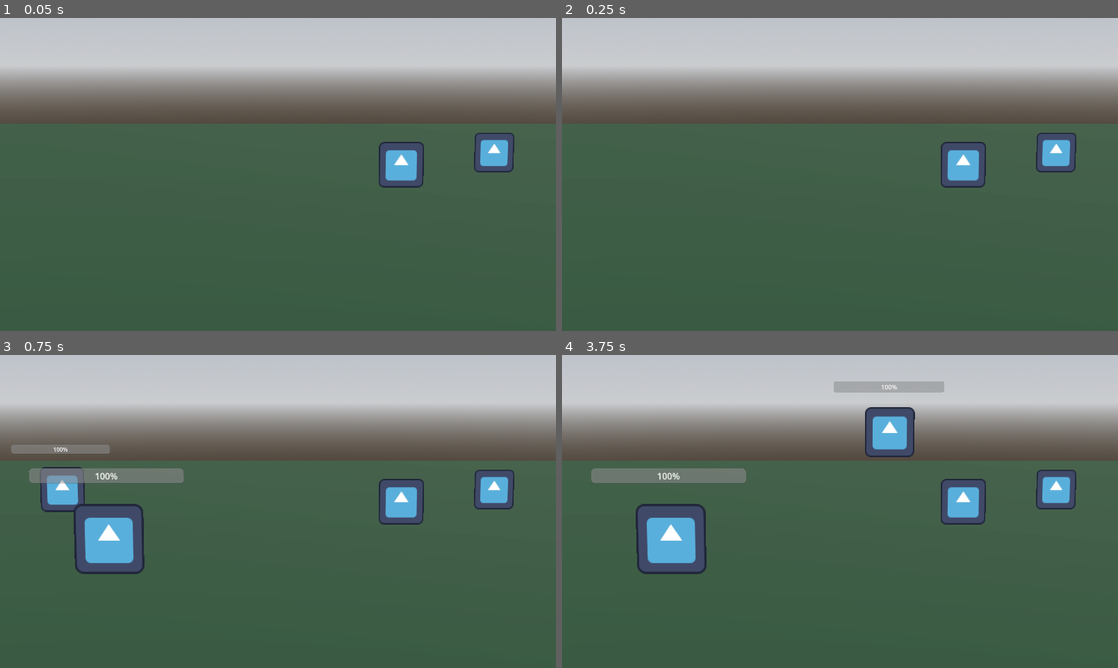
Above: before the commit, frames 1-4 (two rows, left to right).
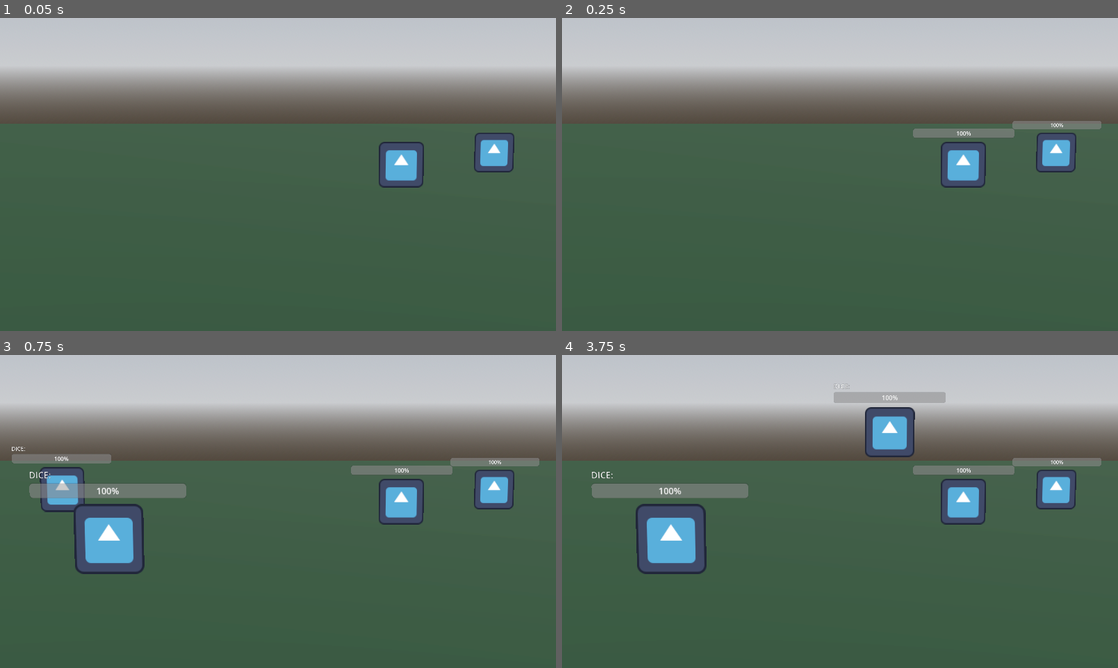
Above: after the commit, the same moments.

Repository: pollution0504/diceGame
Game: Godot game, scene res://Combat/battle_scene.tscn
The game is run twice, just before and just after one commit, with the same random seed, the same clock (stepped at 60 frames per second) and the same inputs. The project has no main scene, so this scene is started directly. The engine's default icon, where the game draws it, is replaced by a stand-in: a white triangle on a blue panel in a dark square.
Inputs:
- Up to frame 1 (0.05 s): no input
- Up to frame 2 (0.25 s): no input
- Up to frame 3 (0.75 s): tap Enter (ui_accept) at 0.5 s; hold D (right) from 0.53 s (still down)
- Up to frame 4 (3.75 s): tap Enter (ui_accept) at 0.77, 1.52, 2.75, 3.02 s; release D (right) at 1.28 s; hold S (down) 1.28-2.03 s; hold D (right) 2.03-2.78 s; hold W (up) 2.78-3.53 s; hold A (left) from 3.53 s (still down)

Frame 1 is identical in both runs. In frame 2, 0.9% of the frame differs, in the area x 63-97%, y 32-39%; in frame 3, 4.6%; in frame 4, 4.8%, in the area x 5-97%, y 8-46%.

Commit message:
added some debuffing ui (not optimized in the slightlest)

Diff:
--- a/Combat/battle_player.gd
+++ b/Combat/battle_player.gd
@@ -9,6 +9,7 @@
 const KICK = preload("res://SFX/kick.sfx.wav")
 
 @export var health_bar : ProgressBar
+@onready var dice_debugger = $HP/SubViewport/VBoxContainer/DiceDebugger
 
 func _ready():
 	super()
@@ -116,3 +117,7 @@
 	voice_line.stream = RUN
 	voice_line.play()
 	await tween.finished
+
+func RollDice(allies: Array = [], enemies: Array = []):
+	super(allies,enemies)
+	dice_debugger.text = stats.dice.get_script().get_path().get_file().get_basename() + ": " + str(current_dice_roll)
--- /dev/null
+++ b/Combat/debug_hp.gd
@@ -0,0 +1,12 @@
+extends Sprite3D
+
+@export var entity : BattleEntity
+@onready var progress_bar = $SubViewport/VBoxContainer/ProgressBar
+@onready var effects = $SubViewport/VBoxContainer/Effects
+
+
+func _process(delta):
+	progress_bar.value = entity.current_health
+	effects.text = ""
+	for effect in entity.active_statuses:
+		effects.text += effect.status_name + ": x" + str(effect.stacks) + " for x" + str(effect.duration) + " turns"
--- a/Combat/diceScripts/dice.gd
+++ b/Combat/diceScripts/dice.gd
@@ -18,7 +18,7 @@
 	return mini(roll(), roll())
 
 func get_damage_multiplier(result: int, base_dmg: int) -> float:
-	if result <= 5 and result >= 0:   return 0
+	if result <= 1 and result >= 0:   return 0
 	elif result <= 10: return base_dmg
 	elif result <= 15: return base_dmg * 1.5
 	elif result <= 19: return base_dmg * 2
--- a/Combat/enemy_minion.tscn
+++ b/Combat/enemy_minion.tscn
@@ -3,10 +3,14 @@
 [ext_resource type="Texture2D" uid="uid://q1dd1vb8jr1f" path="res://icon.svg" id="1_y3r48"]
 [ext_resource type="Script" uid="uid://bae01om4annqy" path="res://Combat/battle_minion.gd" id="2_s1ihv"]
 [ext_resource type="Script" uid="uid://c1wwrehvk76cp" path="res://Combat/battle_stats.gd" id="3_2h51j"]
+[ext_resource type="Script" uid="uid://dvmojm2b6s1rm" path="res://Combat/debug_hp.gd" id="4_s1ihv"]
 
 [sub_resource type="Resource" id="Resource_4scgs"]
 script = ExtResource("3_2h51j")
 metadata/_custom_type_script = "uid://c1wwrehvk76cp"
+
+[sub_resource type="ViewportTexture" id="ViewportTexture_2h51j"]
+viewport_path = NodePath("DebugHP/SubViewport")
 
 [node name="EnemyMinion" type="Sprite3D" unique_id=1450971375 node_paths=PackedStringArray("visual_component")]
 transform = Transform3D(0.3331521, 0, -0.46865195, 0, 0.575, 0, 0.46865195, 0, 0.3331521, 0, 0, 0)
@@ -15,3 +19,30 @@
 script = ExtResource("2_s1ihv")
 stats = SubResource("Resource_4scgs")
 visual_component = NodePath(".")
+
+[node name="DebugHP" type="Sprite3D" parent="." unique_id=1023937350 node_paths=PackedStringArray("entity")]
+transform = Transform3D(0.9999997, 0, 0, 0, 0.9999997, 0, 0, 0, 0.9999997, 0, 0.8741309, 0)
+billboard = 2
+texture = SubResource("ViewportTexture_2h51j")
+script = ExtResource("4_s1ihv")
+entity = NodePath("..")
+
+[node name="SubViewport" type="SubViewport" parent="DebugHP" unique_id=1314805434]
+transparent_bg = true
+size = Vector2i(286, 83)
+
+[node name="VBoxContainer" type="VBoxContainer" parent="DebugHP/SubViewport" unique_id=1014106985]
+anchors_preset = 15
+anchor_right = 1.0
+anchor_bottom = 1.0
+grow_horizontal = 2
+grow_vertical = 2
+
+[node name="Effects" type="Label" parent="DebugHP/SubViewport/VBoxContainer" unique_id=1568444830]
+layout_mode = 2
+text = "DICE:"
+
+[node name="ProgressBar" type="ProgressBar" parent="DebugHP/SubViewport/VBoxContainer" unique_id=1702025316]
+layout_mode = 2
+size_flags_vertical = 1
+value = 2.9
--- a/Combat/player.tscn
+++ b/Combat/player.tscn
@@ -34,7 +34,7 @@
 [node name="Player" type="Node3D" unique_id=472278561 node_paths=PackedStringArray("health_bar", "visual_component")]
 transform = Transform3D(0.645, 0, 0, 0, 0.645, 0, 0, 0, 0.645, 0, 0, 0)
 script = ExtResource("2_2y06h")
-health_bar = NodePath("HP/SubViewport/ProgressBar")
+health_bar = NodePath("HP/SubViewport/VBoxContainer/ProgressBar")
 stats = SubResource("Resource_hrir6")
 visual_component = NodePath("AnimatedSprite3D")
 
@@ -55,7 +55,18 @@
 transparent_bg = true
 size = Vector2i(286, 83)
 
-[node name="ProgressBar" type="ProgressBar" parent="HP/SubViewport" unique_id=166768163]
-offset_right = 282.0
-offset_bottom = 27.0
+[node name="VBoxContainer" type="VBoxContainer" parent="HP/SubViewport" unique_id=1469612637]
+anchors_preset = 15
+anchor_right = 1.0
+anchor_bottom = 1.0
+grow_horizontal = 2
+grow_vertical = 2
+
+[node name="DiceDebugger" type="Label" parent="HP/SubViewport/VBoxContainer" unique_id=289234185]
+layout_mode = 2
+text = "DICE:"
+
+[node name="ProgressBar" type="ProgressBar" parent="HP/SubViewport/VBoxContainer" unique_id=166768163]
+layout_mode = 2
+size_flags_vertical = 1
 value = 2.9
Not shown, added: Combat/debug_hp.gd.uid
